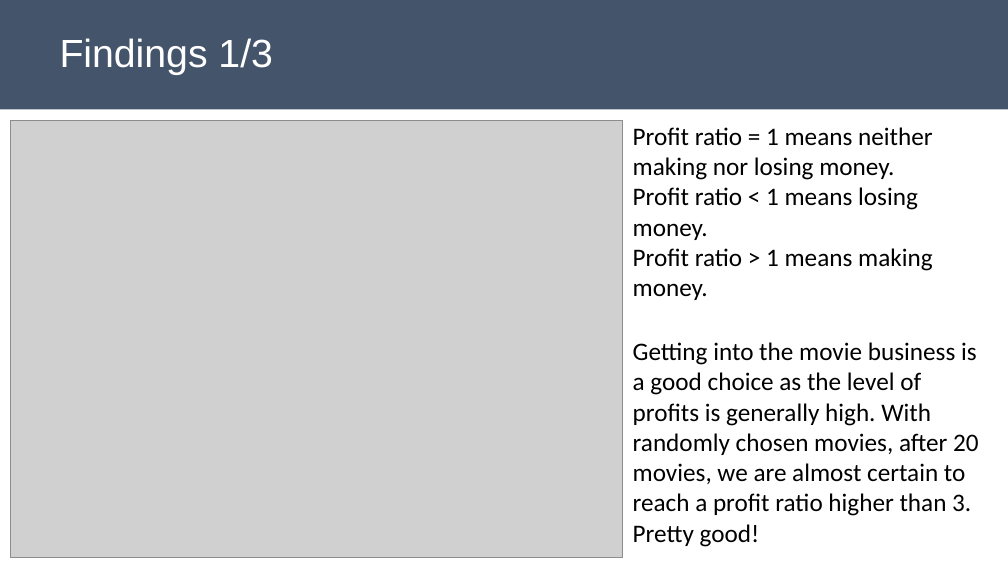
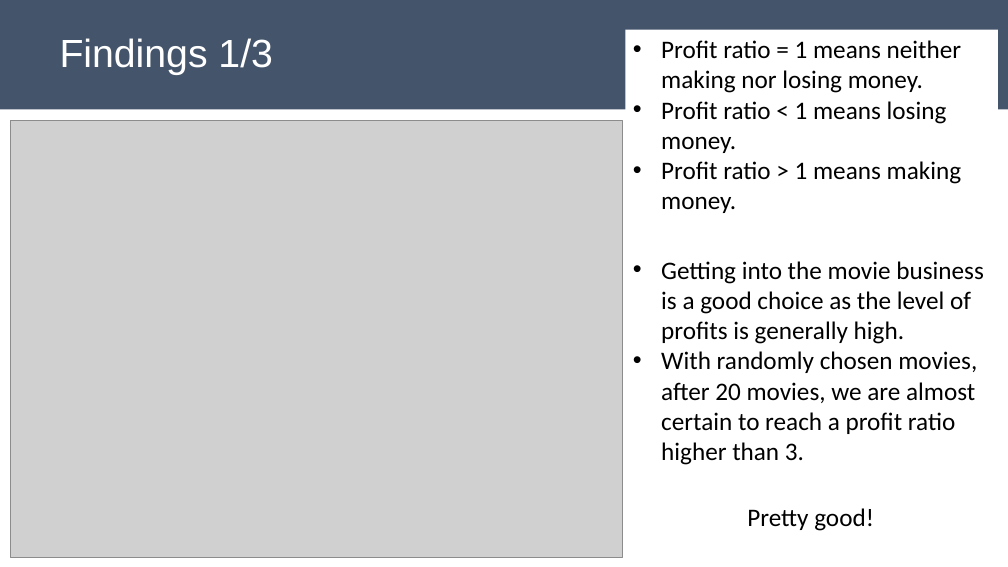
Before and after one commit to poariston/DataAnalysis_SuccessfulMovies, a slide deck: slide 5 of Mod1Project_Presentation_POAriston.pptx (slide 4 before the commit). Drawn at 1008x567 pixels with LibreOffice and Linux fonts; fonts in the diff are those of the drawing; grey boxes stand for pictures. Boxes give left, top, right and bottom in pixels: in the first picture for what was removed or moved away, otherwise in the second. Text is boxed around its words. In the diff, an @@ line names an element or a change of style, - is before the commit and + after.

```diff
--- a/Mod1Project_Presentation_POAriston.pptx
+++ b/Mod1Project_Presentation_POAriston.pptx
@@ rectangle "Profit ratio = 1 means ...": place and size @@
-rectangle "Profit ratio = 1 means ..." at <box>633,127,932,300</box>
+rectangle "Profit ratio = 1 means ..." at <box>625,29,998,220</box>
@@ rectangle "Profit ratio = 1 means ..." at <box>625,29,998,220</box>: bullet none to •; fill none to #FFFFFF @@
@@ text at <box>661,261,984,465</box>: text changed @@
-Getting into the movie business is a good choice as the level of profits is generally high. With randomly chosen movies, after 20 movies, we are almost certain to reach a profit ratio higher than 3.
-Pretty good!
+• Getting into the movie business is a good choice as the level of profits is generally high.
+• With randomly chosen movies, after 20 movies, we are almost certain to reach a profit ratio higher than 3.
@@ text added at <box>747,508,874,531</box>, 24 pt, text #000000 @@
+Pretty good!
```
Also in this commit, not shown: 5 other slides changed, 3 slides added.
